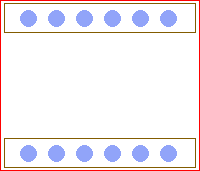
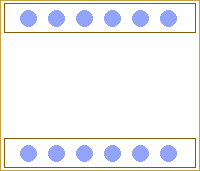
Layers edited between the first and the second 200x171 image:
painted on "fond" over [0, 0, 200, 171]
